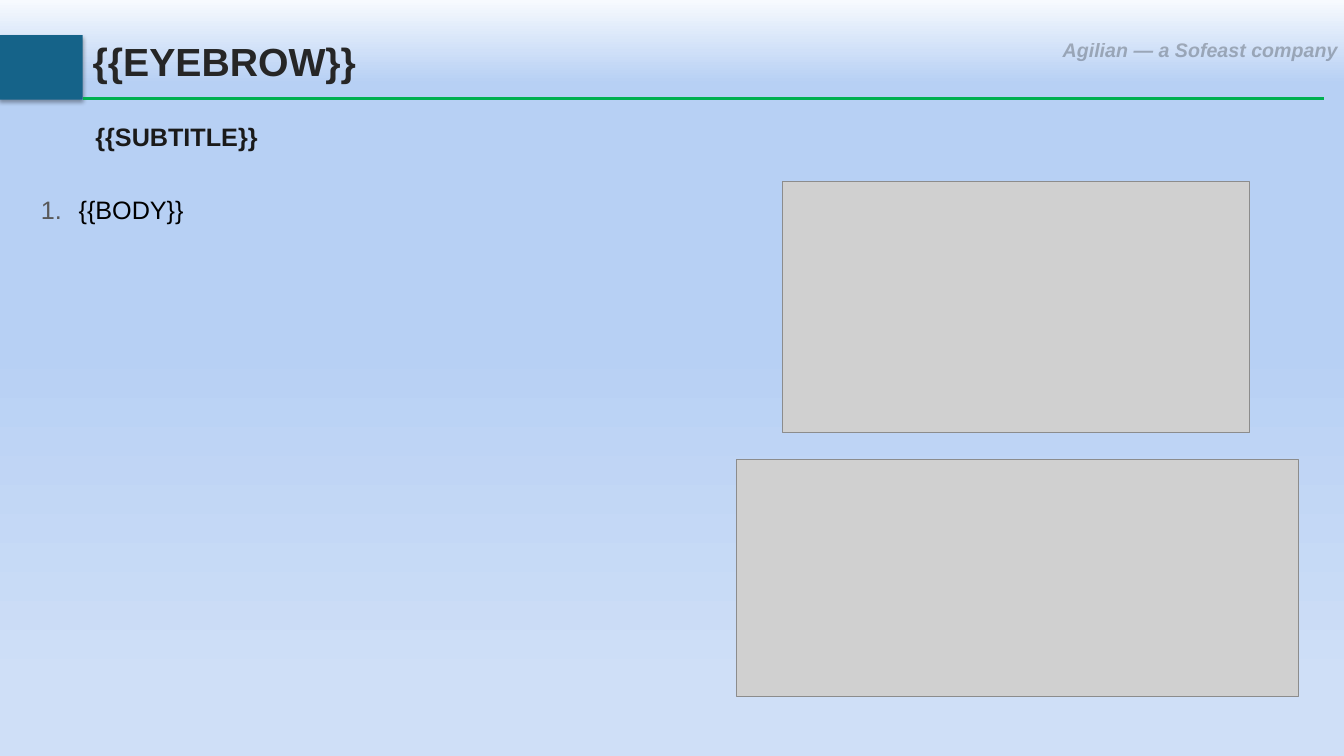
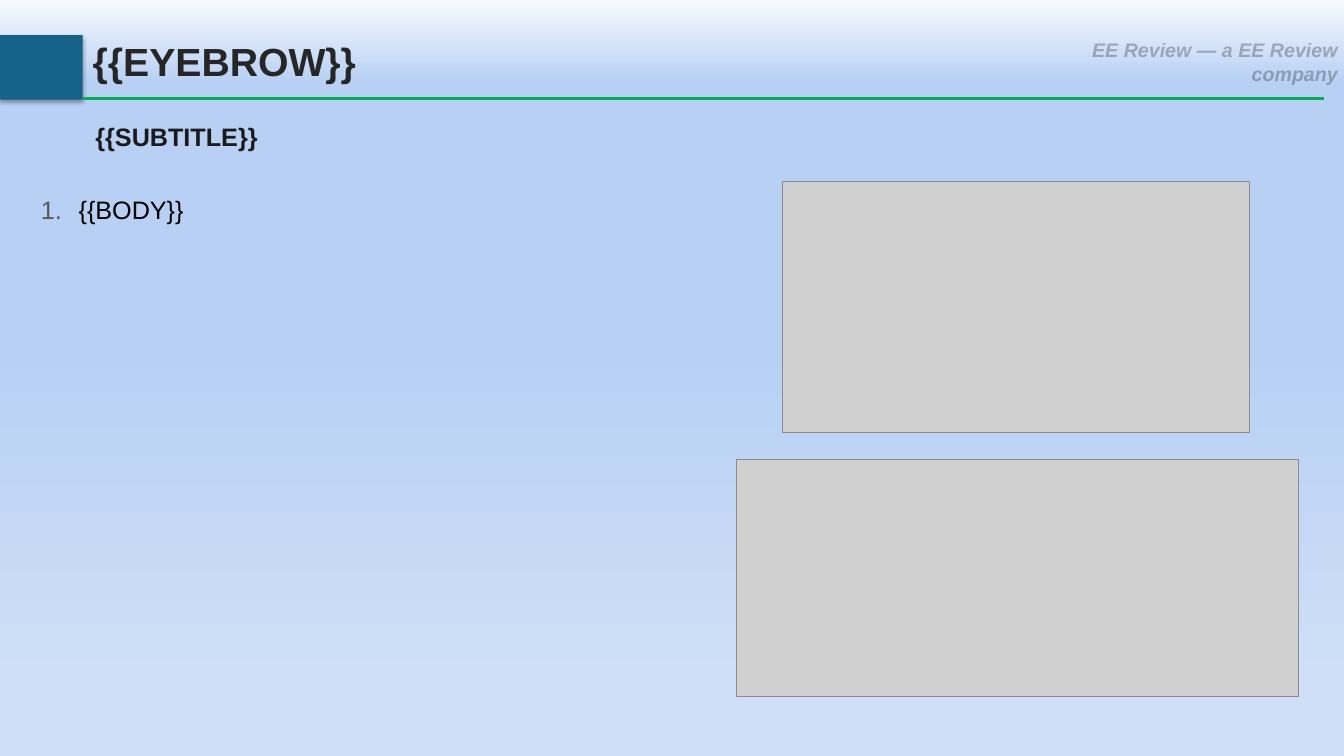
Before and after one commit to generalquin1991/ee-review-skill, a slide deck: slide 2 of assets/review-slide-template.pptx. Drawn at 1344x756 pixels with LibreOffice and Linux fonts; fonts in the diff are those of the drawing; grey boxes stand for pictures; background and template pictures are left out. Boxes give left, top, right and bottom in pixels: in the first picture for what was removed or moved away, otherwise in the second. Text is boxed around its words. In the diff, an @@ line names an element or a change of style, - is before the commit and + after.

```diff
--- a/assets/review-slide-template.pptx
+++ b/assets/review-slide-template.pptx
@@ text at [1092,43,1338,85]: text changed @@
-Agilian — a Sofeast company
+EE Review — a EE Review company
```
Also in this commit, not shown: 1 other slide changed, 20 other files.
